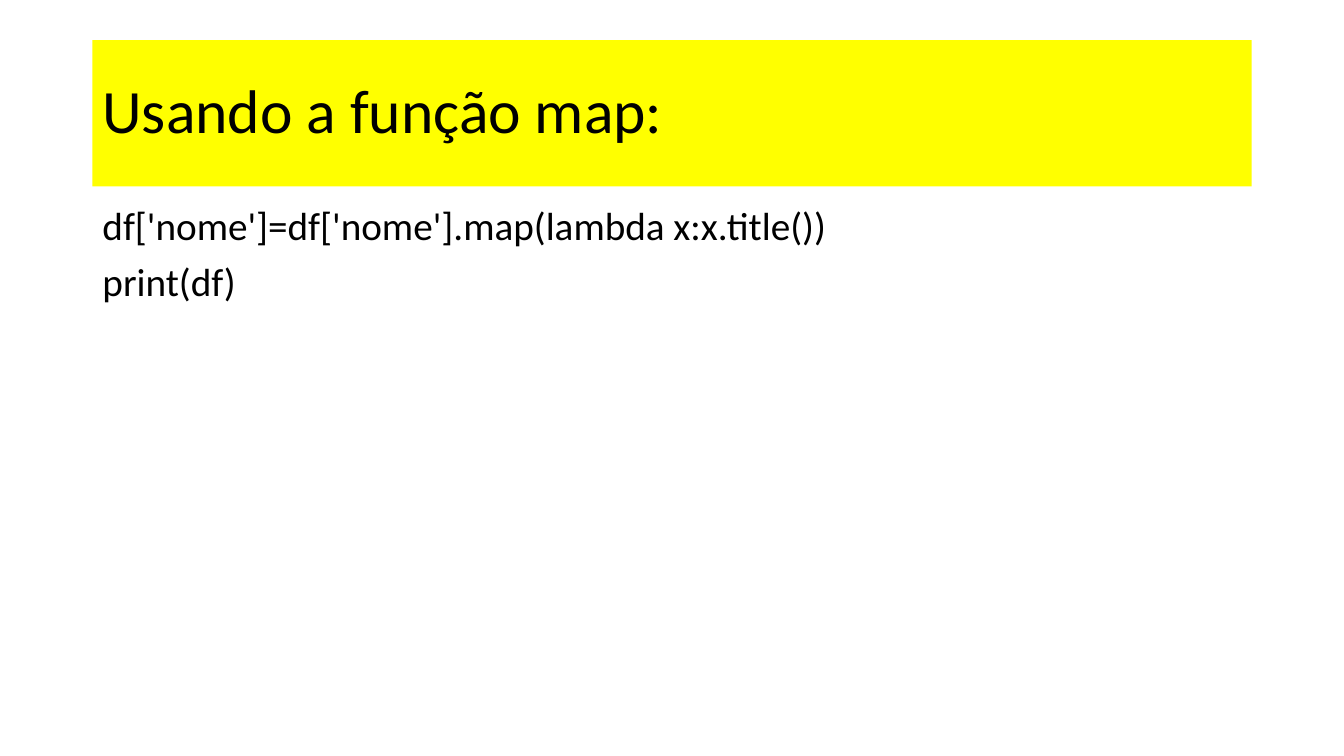
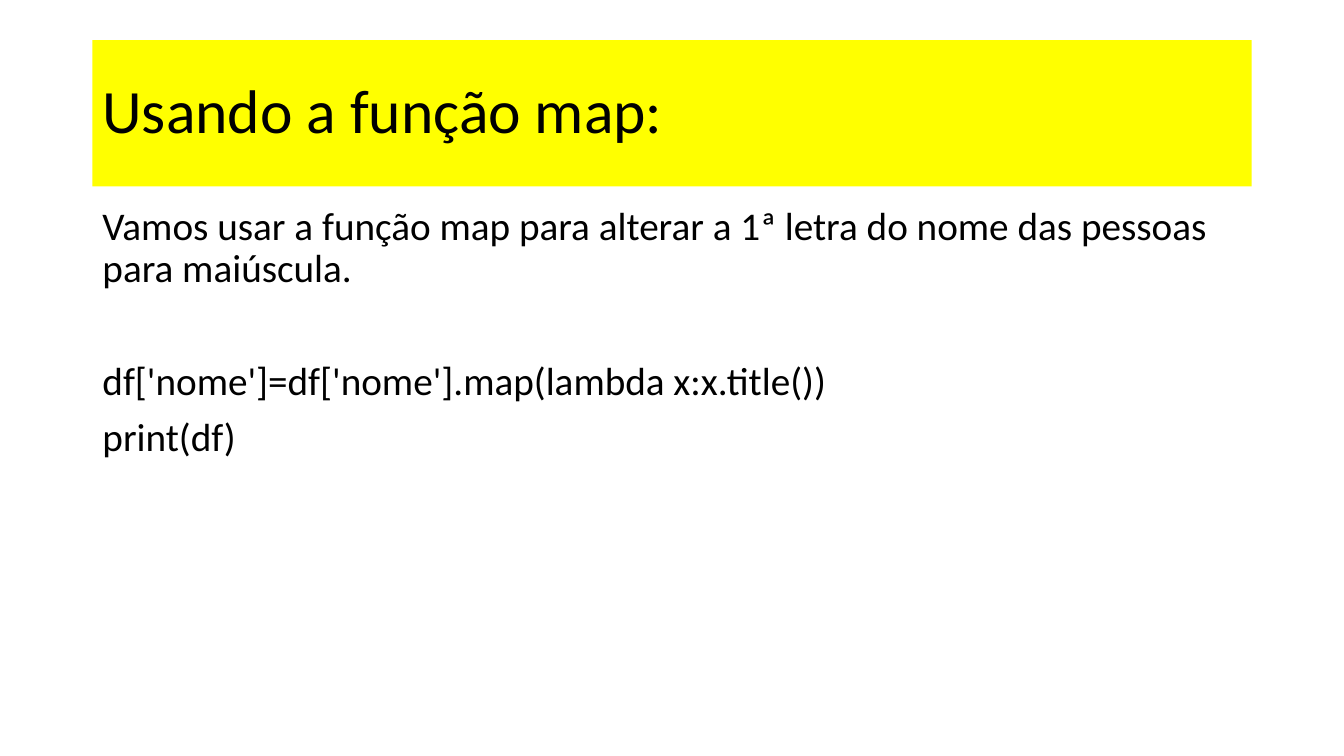
Before and after one commit to dourivaljunior/Curso-de-Python, a slide deck: slide 10 of curso_Ciência_de_Dados_aula_02_pandas.pptx. Drawn at 1344x756 pixels with LibreOffice and Linux fonts; fonts in the diff are those of the drawing. Boxes give left, top, right and bottom in pixels: in the first picture for what was removed or moved away, otherwise in the second. Text is boxed around its words. In the diff, an @@ line names an element or a change of style, - is before the commit and + after.

```diff
--- a/curso_Ciência_de_Dados_aula_02_pandas.pptx
+++ b/curso_Ciência_de_Dados_aula_02_pandas.pptx
@@ text at (x1=102, y1=212, x2=1206, y2=289): paragraph added @@
+Vamos usar a função map para alterar a 1ª letra do nome das pessoas para maiúscula.
```
Also in this commit, not shown: 3 other slides changed.
